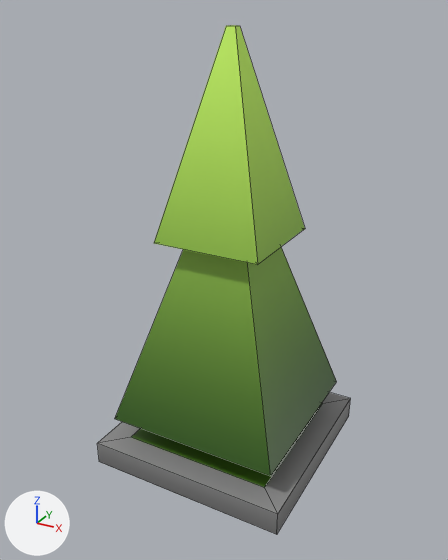
What one commit did to the FBX model Assets/Art/PANDANIN/PANDANIN DÜZELTECEĞİ MODELLER TARIK/spruce border 2.fbx.
Both versions are drawn from a 50 mm lens placed at (2.19, -4.11, 3.62), pointed at (-0.02, -0.08, 1.61). Arrows for +X, +Y and +Z are at lower left; the lights stay in place. The picture after the commit comes second. Mesh edges are drawn as thin lines. Where no turn or scale is listed for an object, it has been applied to the vertices.

Before the edit, the objects in view are built like this:
```python
me_cube_101 = bpy.data.meshes.new('Cube.101')
me_cube_101.from_pydata(...)  # 36 vertices, 27 faces; spans x -0.84..0.84, y -0.84..0.84, z 0.0..3.5
me_cube_101.materials.append(mat_texture_main)  # picture img_texture_main_png
# before: 4 (0.64, -0.64, 0.2) at pixel (264, 487), 5 (0.64, 0.64, 0.2) at pixel (322, 403), 6 (-0.64, 0.64, 0.2), 7 (-0.64, -0.64, 0.2) at pixel (130, 437), 8 (0.84, -0.84, 0.2) at pixel (277, 514)
# before: 9 (0.84, 0.84, 0.2) at pixel (350, 398), 10 (-0.84, 0.84, 0.2), 11 (-0.84, -0.84, 0.2) at pixel (97, 443)
ob_spruce_border_2 = bpy.data.objects.new('spruce border 2', me_cube_101)
ob_spruce_border_2.location = (0.0, 0.0, 0.0)
```
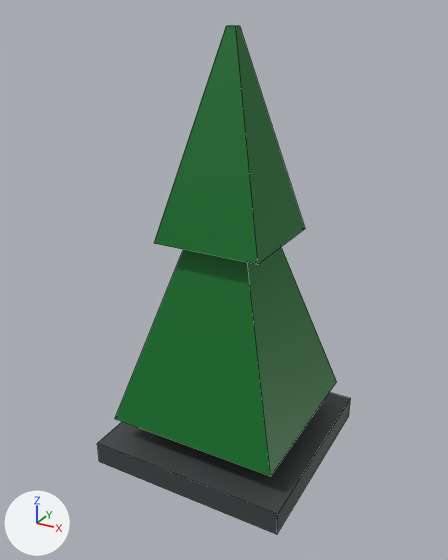
Changed parts and their boxes (x1, y1, x2, y2) in the pictures (448 x 560 px):
part 1 of me_cube_101, reshaped: (98, 392, 351, 514) in both
part 2 of me_cube_101, recoloured (darker): (97, 25, 351, 534) in both

What the commit changed:
Picture 'Atlas.webp' (img_atlas_webp) is new.
Material 'Material.001' (mat_material_001) is new.
Its texture is img_atlas_webp.
me_cube_101 is used by ob_spruce_border_2; location (0.0, 0.0, 0.0).
Verts and faces of me_cube_101; kept vertices keep their numbers, new ones are numbered from 36.
me_cube_101 had 36 vertices, 27 faces and spanned x -0.84..0.84, y -0.84..0.84, z 0.0..3.5.
me_cube_101 now has 32 vertices, 21 faces and spans x -0.84..0.84, y -0.84..0.84, z 0.0..3.5.
Part 1, on me_cube_101:
Vertices deleted: 4 to 7 (with the faces that use them).
New faces: (8, 9, 10, 11).
me_cube_101 part 2: 19 faces spanning x -0.84..0.84, y -0.84..0.84, z 0.0..3.5 switch from mat_texture_main (picture img_texture_main_png) to mat_material_001 (picture img_atlas_webp).
Other edits to the shape of me_cube_101 do not show in these pictures.
